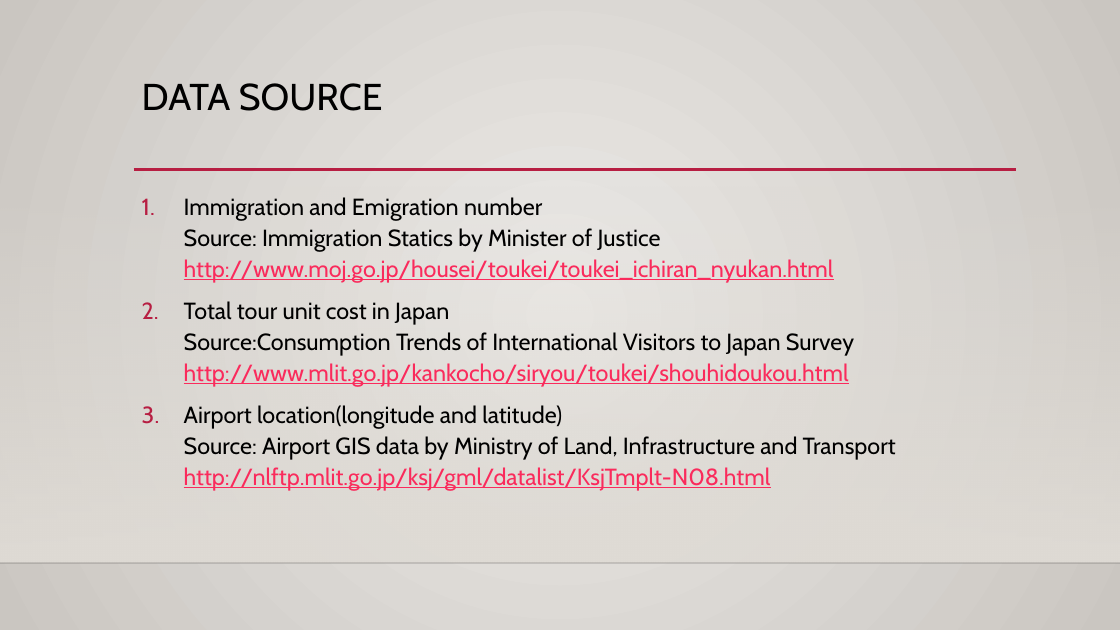
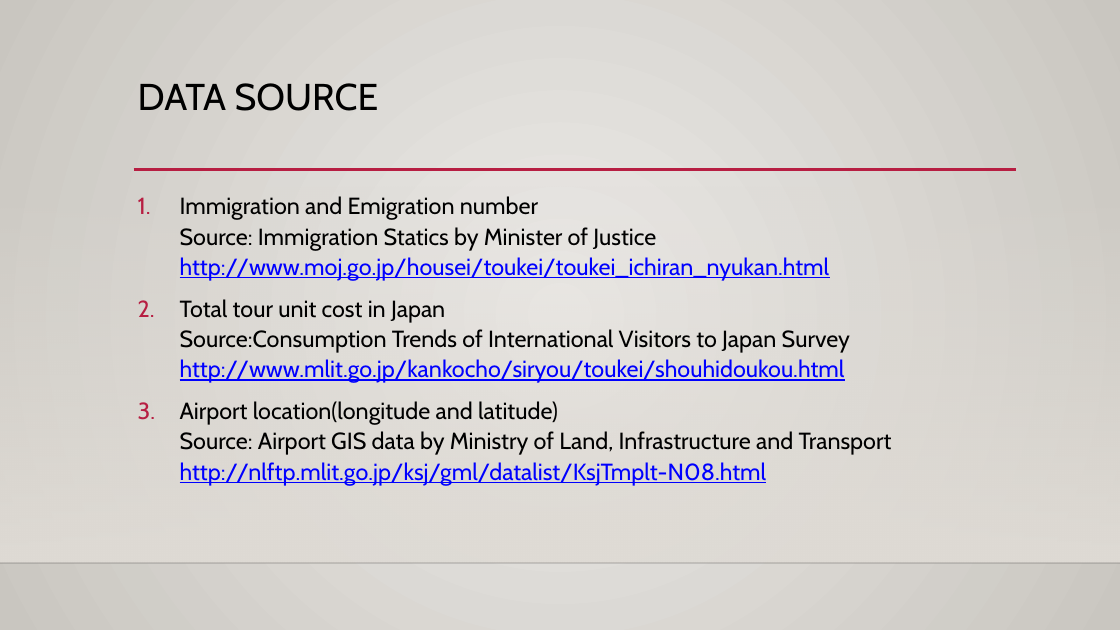
Before and after one commit to Tomokuri/gitforcoursera, a slide deck: slide 4 of Which_Airport_to_build_a_new_restaurant.pptx. Drawn at 1120x630 pixels with LibreOffice and Linux fonts; fonts in the diff are those of the drawing; background and template pictures are left out. Boxes give left, top, right and bottom in pixels: in the first picture for what was removed or moved away, otherwise in the second. Text is boxed around its words. In the diff, an @@ line names an element or a change of style, - is before the commit and + after.

```diff
--- a/Which_Airport_to_build_a_new_restaurant.pptx
+++ b/Which_Airport_to_build_a_new_restaurant.pptx
@@ background gradient #ECEAE7 to #CAC7C1 to gradient #ECEAE7 to #C9C6C0 @@
@@ title "DATA SOURCE": place and size @@
-title "DATA SOURCE" at [142, 83, 383, 111]
+title "DATA SOURCE" at [138, 83, 379, 111]
@@ text "Immigration and Emigration number Source: ..." at [180, 196, 892, 485]: text colour #FA2B5C to #0000FF in "http://www.moj.go.jp/housei/toukei/toukei_ichiran_nyukan.htm ...", "http://www.mlit.go.jp/kankocho/siryou/toukei/shouhidoukou.ht ...", "http://nlftp.mlit.go.jp/ksj/gml/datalist/KsjTmplt-N08.html"; line spacing 1.1 to 1.08 @@
```
Also in this commit, not shown: 9 other slides changed, 2 slides added.
